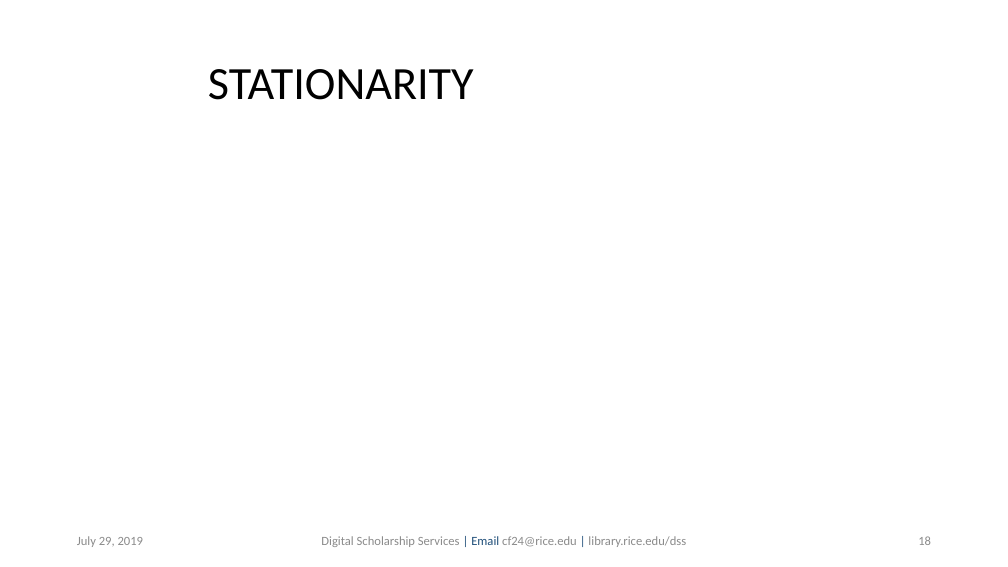
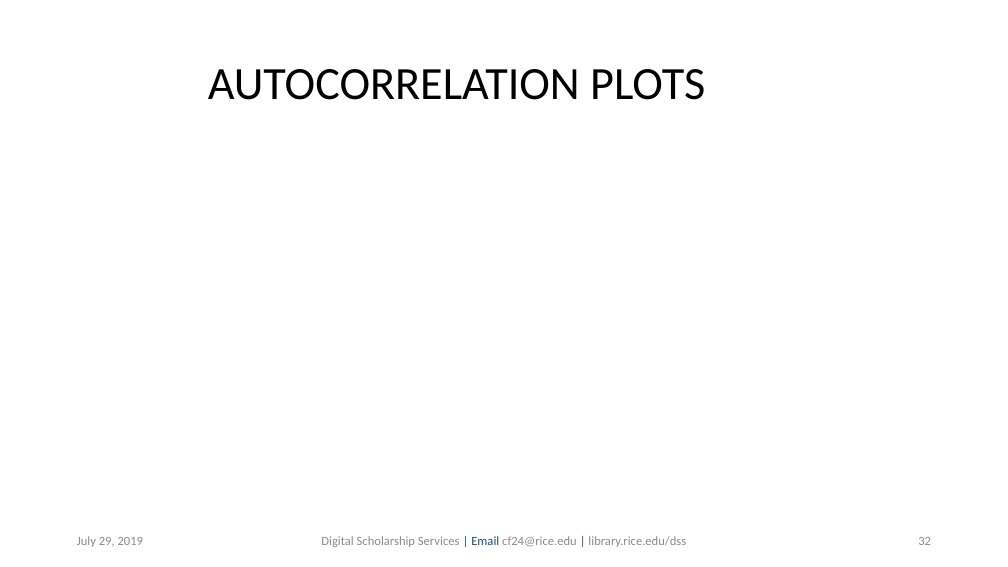
Before and after one commit to bakitybacon/rice-data-and-donuts, a slide deck: slide 32 of tsa/Introduction to Time Series Analysis.pptx (slide 18 before the commit). Drawn at 1008x567 pixels with LibreOffice and Linux fonts; fonts in the diff are those of the drawing; background and template pictures are left out. Boxes give left, top, right and bottom in pixels: in the first picture for what was removed or moved away, otherwise in the second. Text is boxed around its words. In the diff, an @@ line names an element or a change of style, - is before the commit and + after.

```diff
--- a/tsa/Introduction to Time Series Analysis.pptx
+++ b/tsa/Introduction to Time Series Analysis.pptx
@@ title at bbox=[208, 69, 705, 100]: text changed @@
-STATIONARITY
+AUTOCORRELATION PLOTS
@@ page number at bbox=[918, 537, 931, 545]: text changed @@
-18
+32
```
Also in this commit, not shown: 5 other slides changed, 12 slides added.
